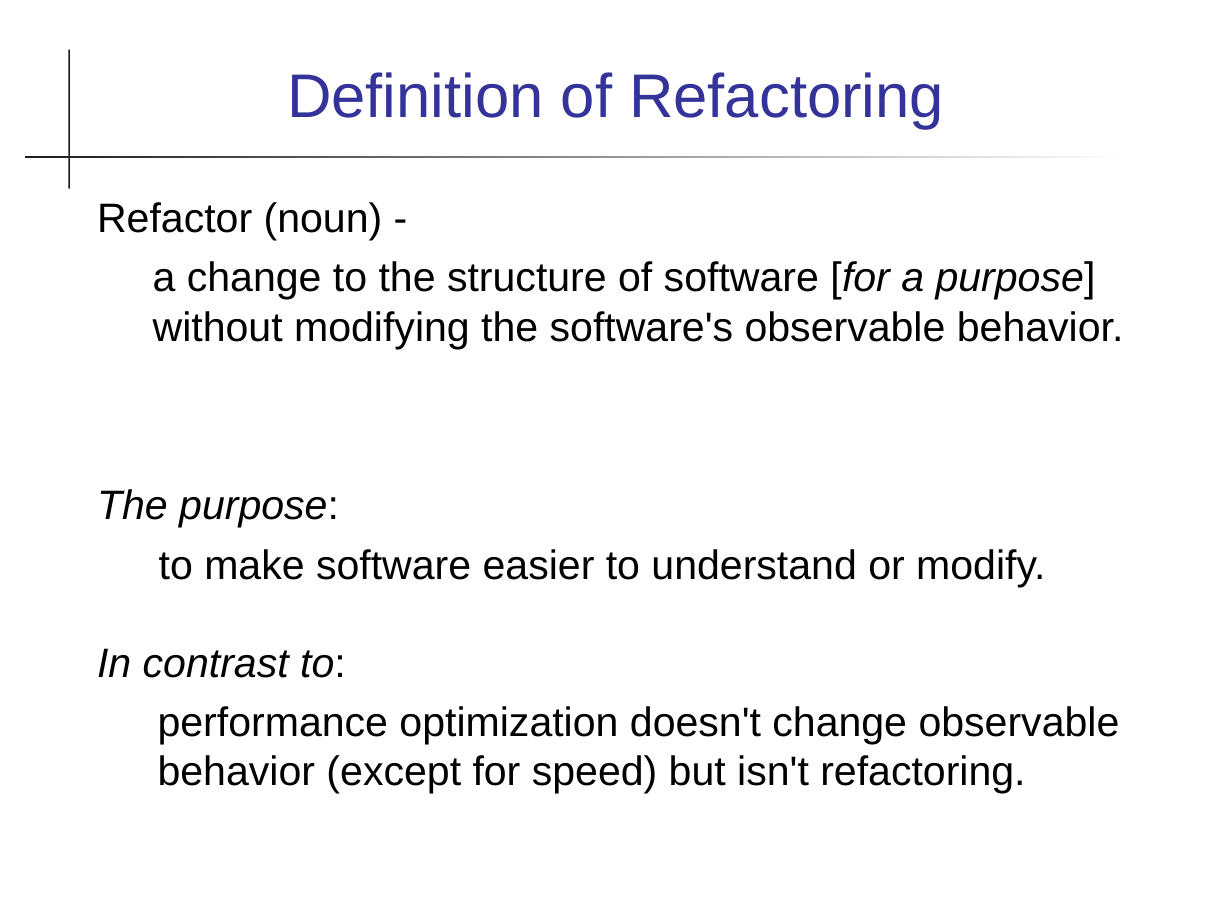
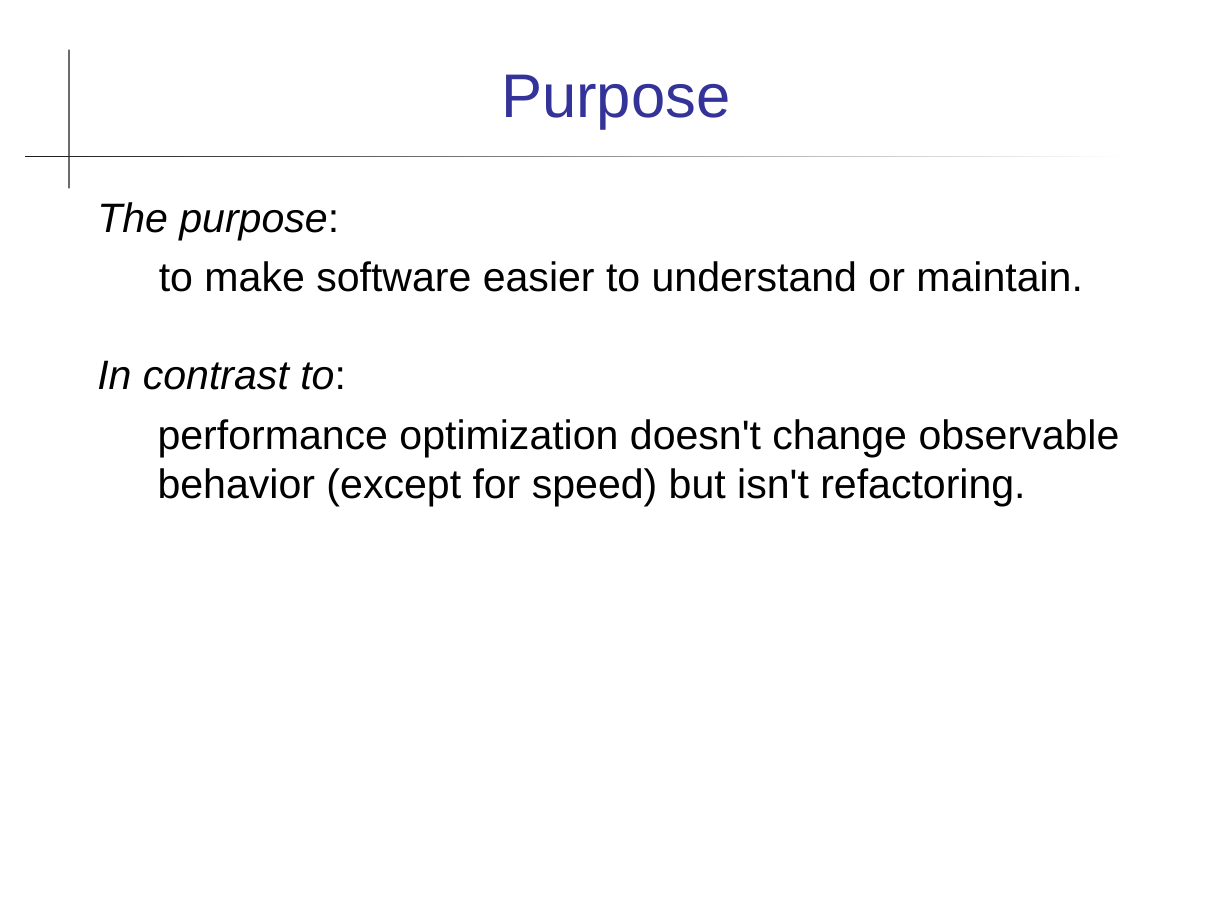
Before and after one commit to cpske/ISP, a slide deck: slide 3 of refactoring/Refactoring.ppt (slide 23 before the commit). Drawn at 1232x924 pixels with LibreOffice and Linux fonts; fonts in the diff are those of the drawing. Boxes give left, top, right and bottom in pixels: in the first picture for what was removed or moved away, otherwise in the second. Text is boxed around its words. In the diff, an @@ line names an element or a change of style, - is before the commit and + after.

```diff
--- a/refactoring/Refactoring.ppt
+++ b/refactoring/Refactoring.ppt
@@ title at <box>501,74,730,129</box>: text changed @@
-Definition of Refactoring
+Purpose
@@ text at <box>97,202,1124,349</box>: paragraphs removed @@
-Refactor (noun) -
-  a change to the structure of software [for a purpose] without modifying the software's observable behavior.
@@ text at <box>159,261,1083,292</box>: text changed @@
-  to make software easier to understand or modify.
+  to make software easier to understand or maintain.
```
Also in this commit, not shown: 14 other slides changed, 2 slides added, 1 slide removed, 2 other files.
